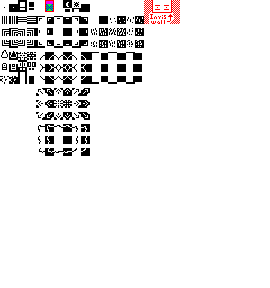
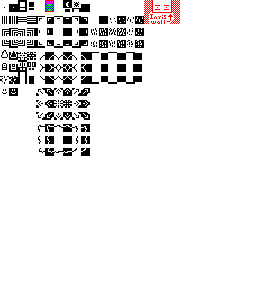
Two versions of the same layered image (270 x 288). Layer-by-layer changes:
painted on "Background" over (x1=2, y1=88, x2=18, y2=96)
